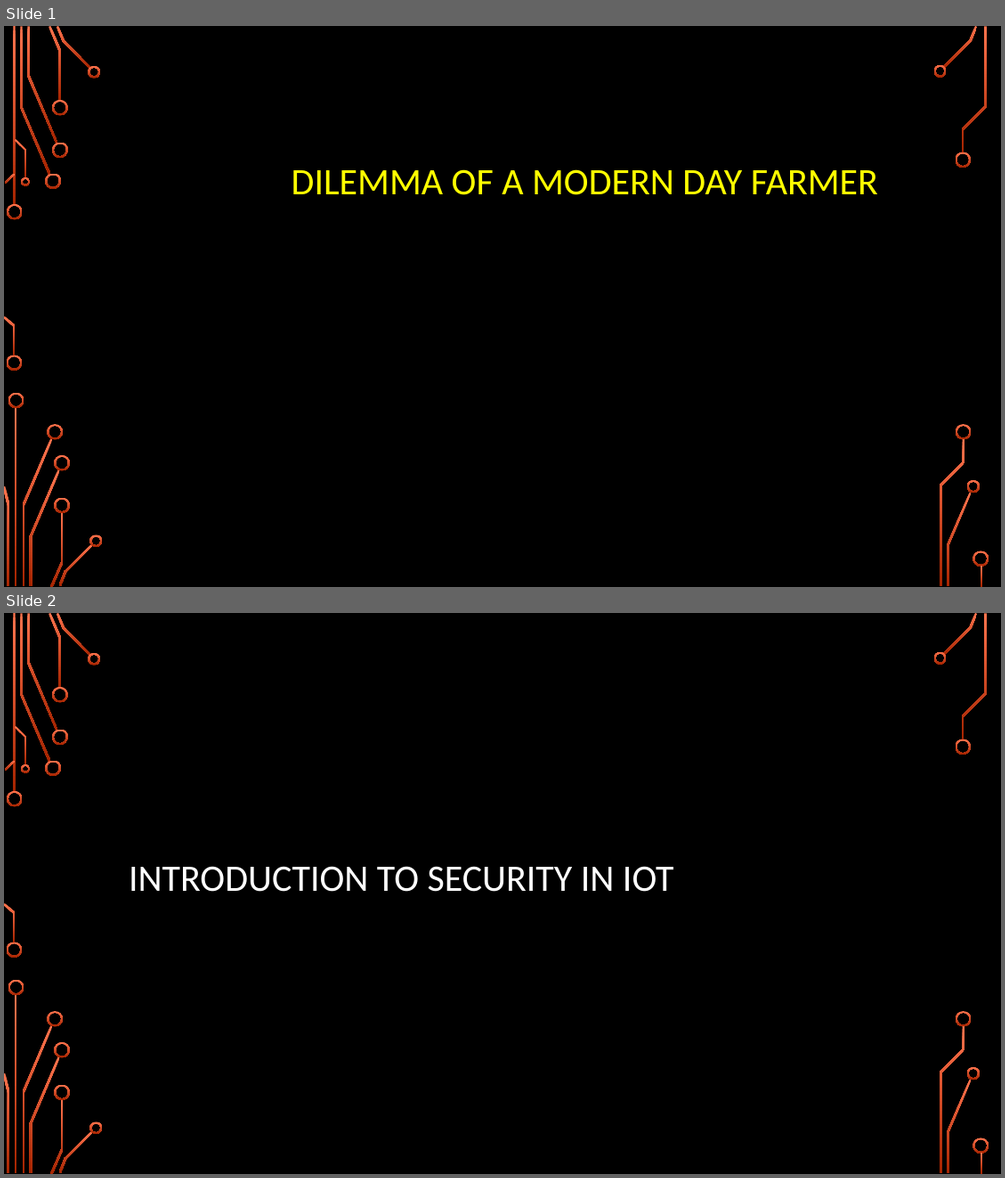
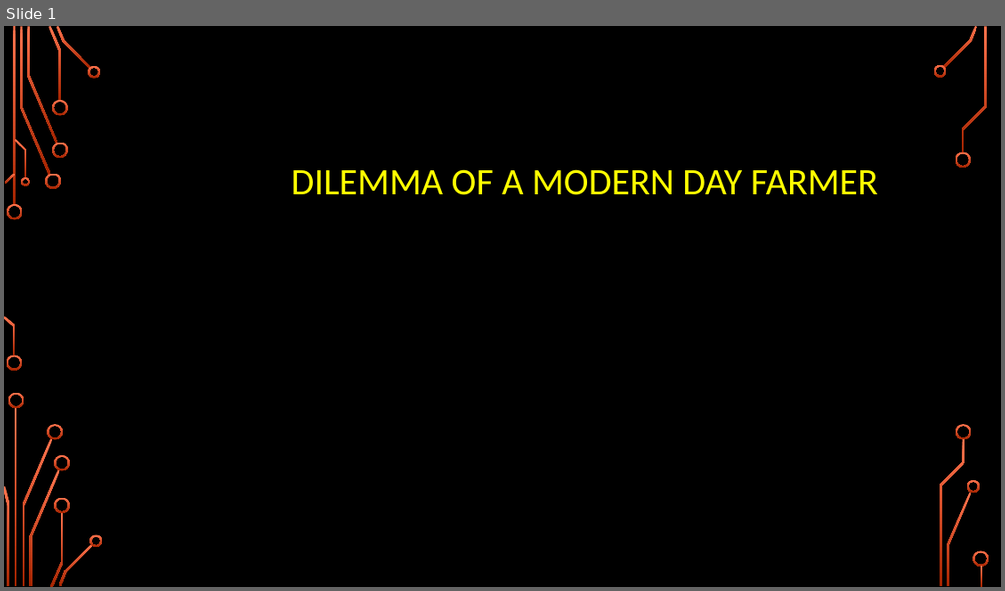
Before and after one commit to girishsukukumar/IoTWorkshop, a slide deck: Module-4.pptx. Shown one above the other, each under a label of ours: slides 1 and 2 before the commit, slide 1 after it. The pictures are 1005x1178 and 1005x591 pixels, drawn with LibreOffice and Linux fonts; fonts in the diff are those of the drawing; background and template pictures are left out. Boxes give left, top, right and bottom in pixels: in the first picture for what was removed or moved away, otherwise in the second. Text is boxed around its words. In the diff, an @@ line names an element or a change of style, - is before the commit and + after.

```diff
--- a/Module-4.pptx
+++ b/Module-4.pptx
@@ slide 2 removed at (x1=4, y1=613, x2=1001, y2=1174), background picture (left out); not listed: 36 template elements that a slide beside it also shows @@
@@ title removed at (x1=129, y1=866, x2=674, y2=892) @@
-INTRODUCTION TO SECURITY IN IOT
```
Also in this commit, not shown: 8 slides added, 1 other slide removed.
